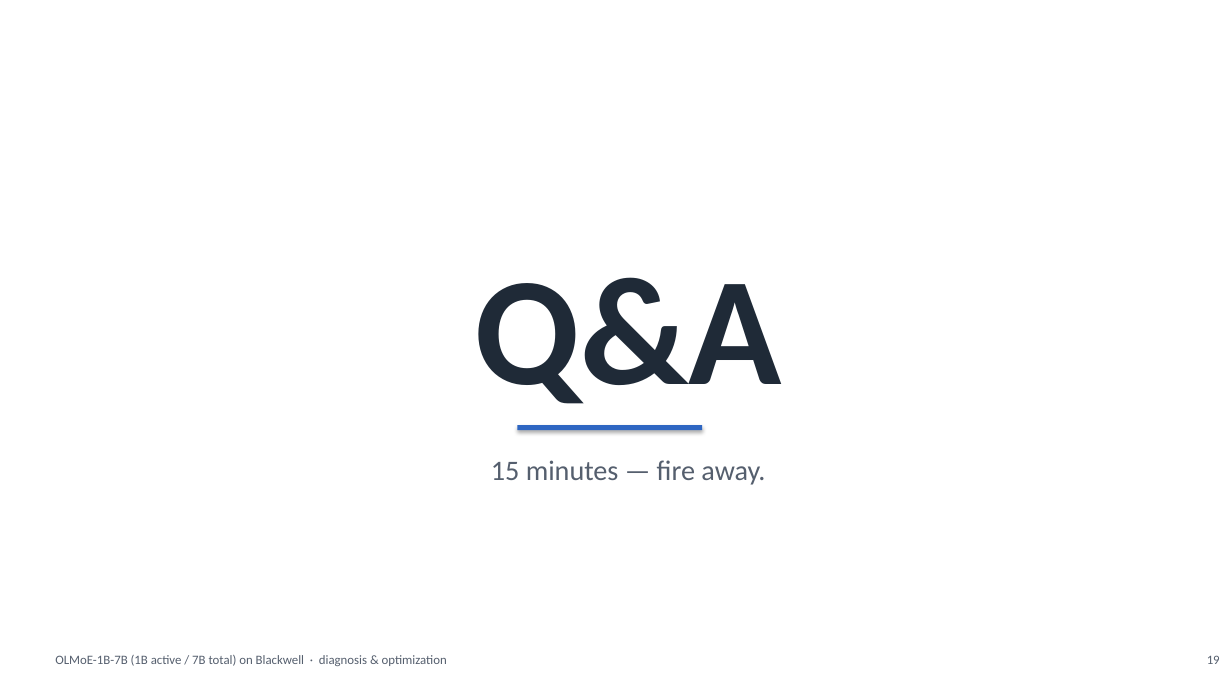
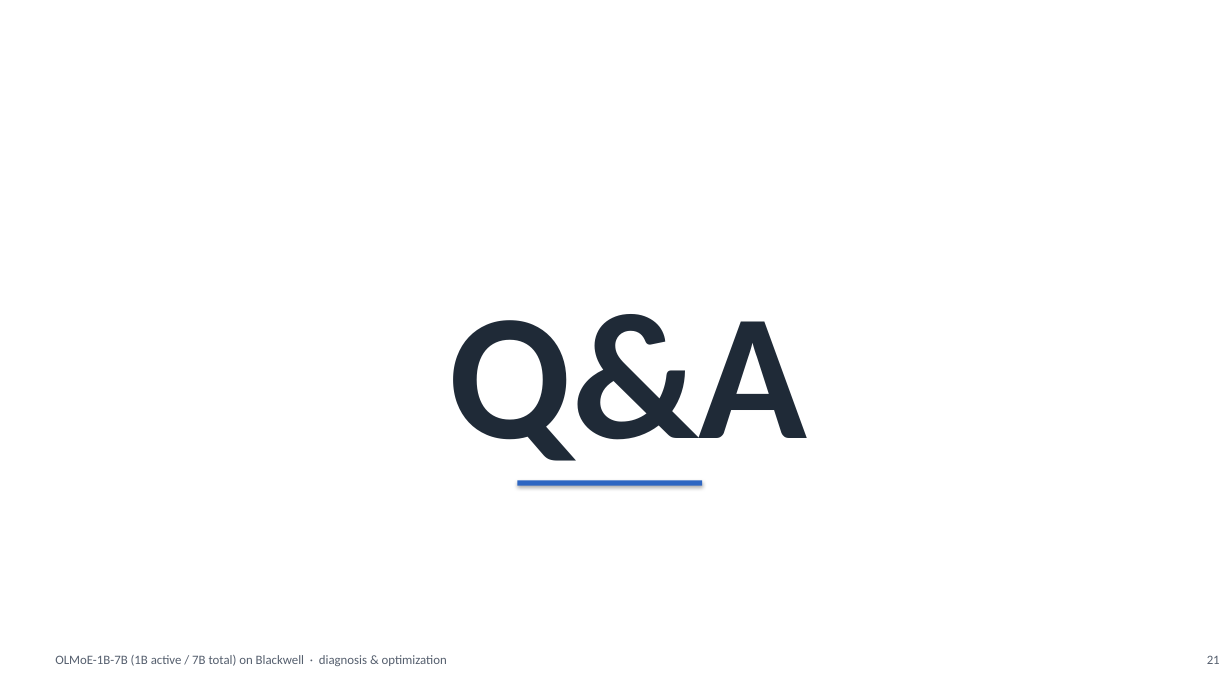
Before and after one commit to harishvs/moe-inference-optimize, a slide deck: slide 21 of talk/deck.pptx (slide 19 before the commit). Drawn at 1232x693 pixels with LibreOffice and Linux fonts; fonts in the diff are those of the drawing. Boxes give left, top, right and bottom in pixels: in the first picture for what was removed or moved away, otherwise in the second. Text is boxed around its words. In the diff, an @@ line names an element or a change of style, - is before the commit and + after.

```diff
--- a/talk/deck.pptx
+++ b/talk/deck.pptx
@@ text "Q&A" moved from (x1=475, y1=277, x2=782, y2=404) to (x1=449, y1=314, x2=807, y2=461) @@
@@ text "Q&A" at (x1=449, y1=314, x2=807, y2=461): size 120 to 140 pt @@
@@ text removed at (x1=491, y1=460, x2=765, y2=485) @@
-15 minutes — fire away.
@@ rectangle moved from (x1=518, y1=425, x2=702, y2=431) to (x1=518, y1=481, x2=702, y2=486) @@
@@ text at (x1=1207, y1=655, x2=1220, y2=664): text changed @@
-19
+21
```
Also in this commit, not shown: 15 other slides changed, 3 slides added, 6 other files.
